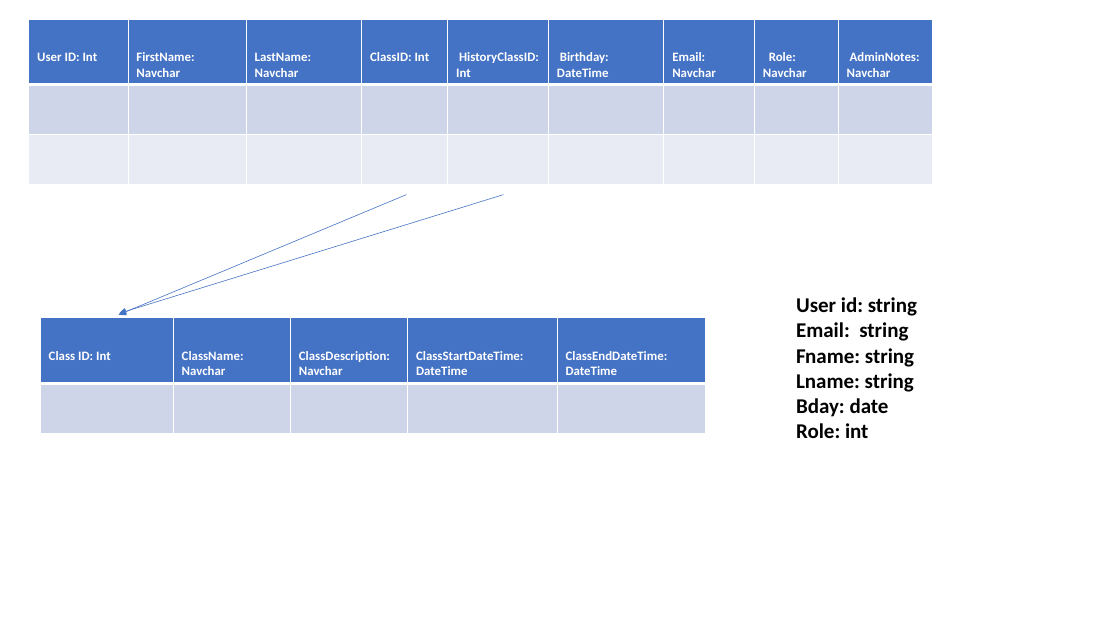
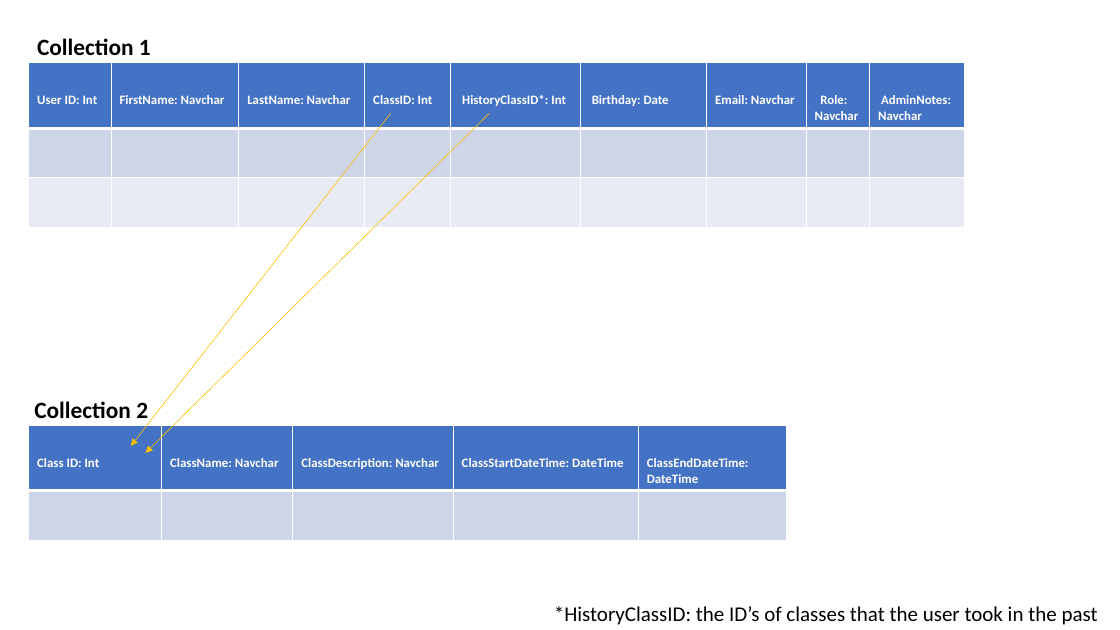
Before and after one commit to MrPork1/ISIT422-CSport-Nodejs-Server, a slide deck: slide 1 of MongoDB Collections Diagrams.pptx. Drawn at 1120x630 pixels with LibreOffice and Linux fonts; fonts in the diff are those of the drawing. Boxes give left, top, right and bottom in pixels: in the first picture for what was removed or moved away, otherwise in the second. Text is boxed around its words. In the diff, an @@ line names an element or a change of style, - is before the commit and + after.

```diff
--- a/MongoDB Collections Diagrams.pptx
+++ b/MongoDB Collections Diagrams.pptx
@@ text added at (x1=37, y1=38, x2=151, y2=55), 20 pt, text #000000, bold @@
+Collection 1
@@ table at (x1=29, y1=62, x2=964, y2=245) @@
-row 1, column 5: HistoryClassID: Int
+row 1, column 5: HistoryClassID*: Int
-row 1, column 6: Birthday: DateTime
+row 1, column 6: Birthday: Date
@@ table resized from (x1=29, y1=19, x2=933, y2=202) to (x1=29, y1=62, x2=964, y2=245) @@
@@ arrow moved from (407, 195) - (118, 315) to (391, 113) - (131, 446) @@
@@ arrow (391, 113) - (131, 446): stroke #4472C4 0.5 pt to #FFC000 0.5 pt @@
@@ arrow moved from (503, 195) - (119, 313) to (489, 113) - (145, 453) @@
@@ arrow (489, 113) - (145, 453): stroke #4472C4 0.5 pt to #FFC000 0.5 pt @@
@@ text removed at (x1=796, y1=297, x2=917, y2=438) @@
-User id: string
-Email: string
-Fname: string
-Lname: string
-Bday: date
-Role: int
@@ text added at (x1=34, y1=401, x2=148, y2=418), 20 pt, text #000000, bold @@
+Collection 2
@@ table resized from (x1=40, y1=318, x2=706, y2=432) to (x1=29, y1=425, x2=786, y2=539) @@
@@ text added at (x1=554, y1=606, x2=1098, y2=625), 18 pt, text #000000 @@
+*HistoryClassID: the ID’s of classes that the user took in the past
```
Also in this commit, not shown: 1 slide added, 1 other file.
